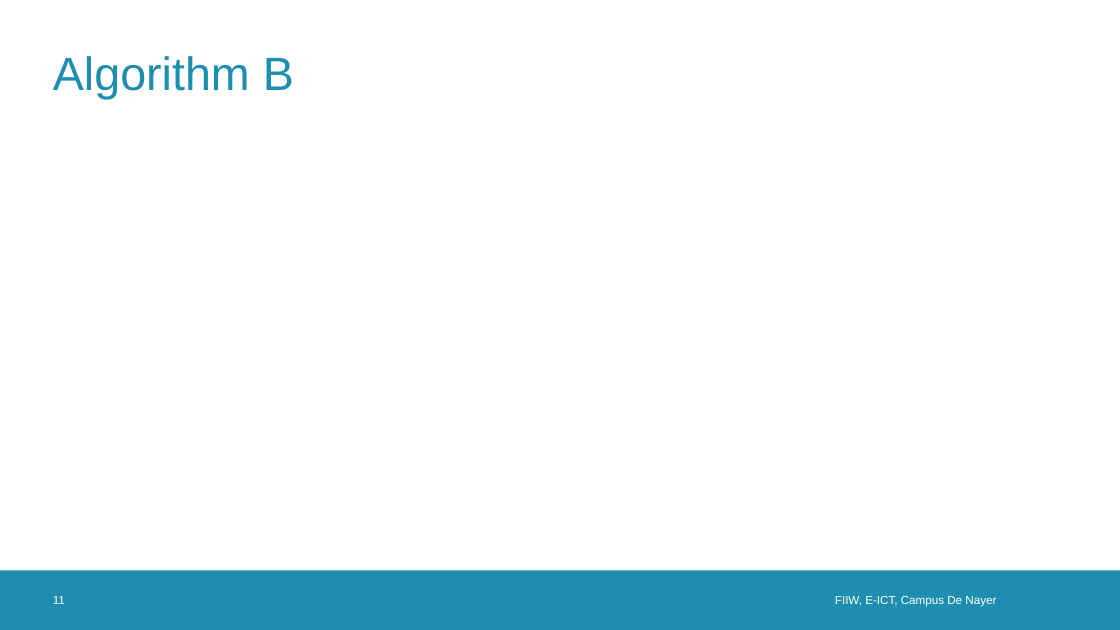
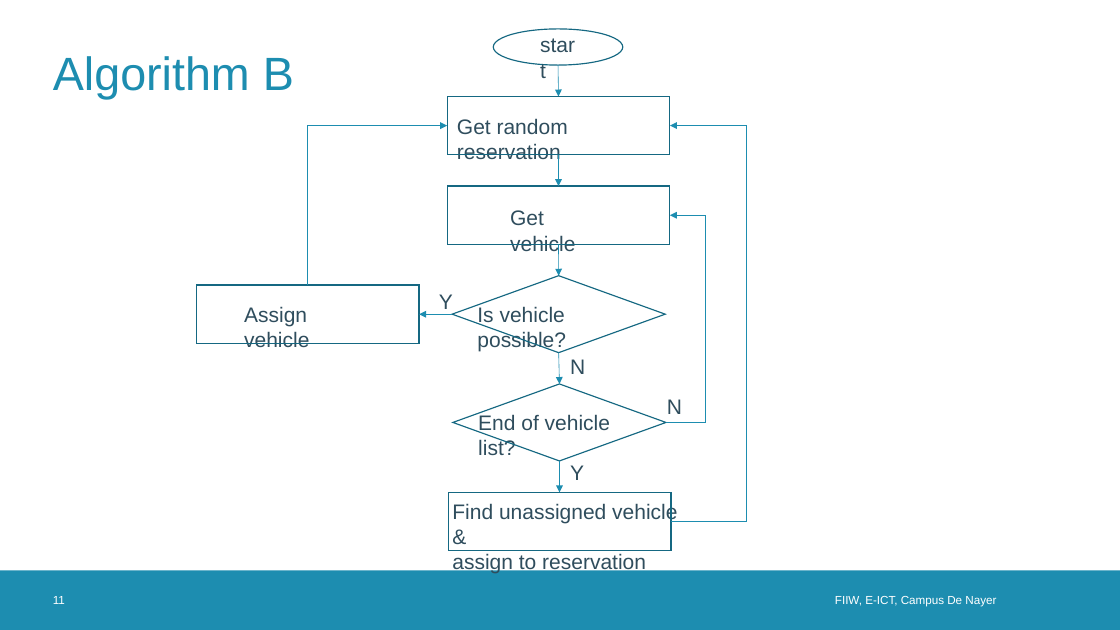
Before and after one commit to robbe000/Artificiele-Intelligentie-Project-Cambio, a slide deck: slide 11 of Presentation.pptx. Drawn at 1120x630 pixels with LibreOffice and Linux fonts; fonts in the diff are those of the drawing; background and template pictures are left out. Boxes give left, top, right and bottom in pixels: in the first picture for what was removed or moved away, otherwise in the second. Text is boxed around its words. In the diff, an @@ line names an element or a change of style, - is before the commit and + after.

Commit message:
added algorithm B flowshart

```diff
--- a/Presentation.pptx
+++ b/Presentation.pptx
@@ ellipse added at [493, 29, 623, 65], outline #156882 1 pt @@
@@ text added at [532, 28, 588, 61], 18 pt, text #2F4D5D @@
+start
@@ arrow added from (558, 66) to (559, 97), #1D8DB0 0.5 pt @@
@@ rectangle added at [447, 97, 670, 155], outline #156882 1 pt @@
@@ text added at [457, 118, 568, 164], 18 pt, text #2F4D5D @@
+Get random reservation
@@ elbow arrow added from (308, 285) to (447, 126), #1D8DB0 0.5 pt @@
@@ elbow arrow added from (671, 522) to (670, 126), #1D8DB0 0.5 pt @@
@@ arrow added from (559, 155) to (559, 187), #1D8DB0 0.5 pt @@
@@ rectangle added at [447, 187, 670, 245], outline #156882 1 pt @@
@@ text added at [510, 210, 575, 255], 18 pt, text #2F4D5D @@
+Get vehicle
@@ elbow arrow added from (666, 423) to (670, 215), #1D8DB0 0.5 pt @@
@@ arrow added from (559, 245) to (559, 276), #1D8DB0 0.5 pt @@
@@ rectangle added at [197, 285, 419, 343], outline #156882 1 pt @@
@@ text added at [439, 294, 453, 314], 18 pt, text #2F4D5D @@
+Y
@@ diamond added at [452, 276, 665, 353], outline #156882 1 pt @@
@@ text added at [244, 306, 309, 347], 18 pt, text #2F4D5D @@
+Assign vehicle
@@ arrow added from (452, 314) to (419, 314), #1D8DB0 0.5 pt @@
@@ text added at [477, 305, 566, 351], 18 pt, text #2F4D5D @@
+Is vehicle possible?
@@ arrow added from (559, 353) to (560, 384), #1D8DB0 0.5 pt @@
@@ text added at [570, 359, 585, 374], 18 pt, text #2F4D5D @@
+N
@@ diamond added at [453, 384, 666, 461], outline #156882 1 pt @@
@@ text added at [478, 413, 610, 455], 18 pt, text #2F4D5D @@
+End of vehicle list?
@@ text added at [667, 399, 682, 414], 18 pt, text #2F4D5D @@
+N
@@ arrow added from (560, 461) to (560, 492), #1D8DB0 0.5 pt @@
@@ text added at [570, 465, 584, 480], 18 pt, text #2F4D5D @@
+Y
@@ rectangle added at [448, 492, 670, 550], outline #156882 1 pt @@
@@ text added at [452, 502, 677, 573], 18 pt, text #2F4D5D @@
+Find unassigned vehicle &
+assign to reservation
```
